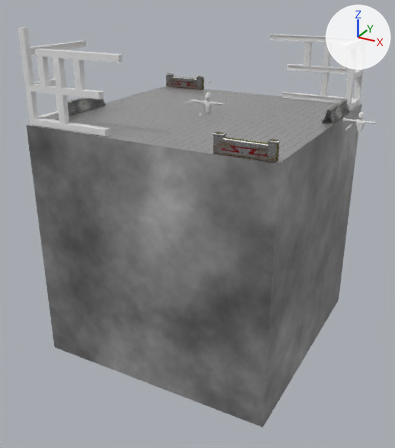
A saved change to the Blender file Project/Assets/Blender/gameField.blend.
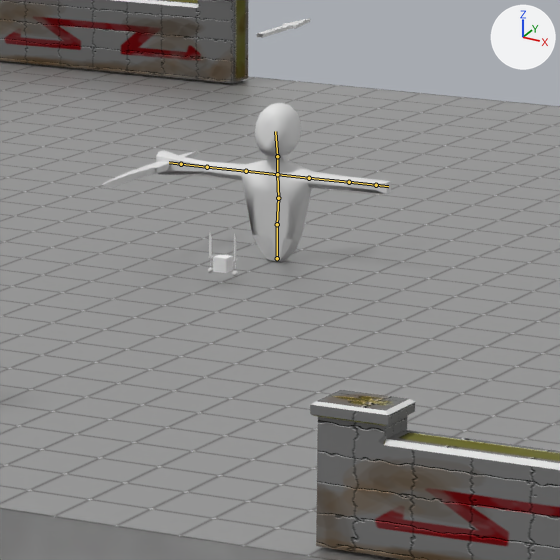
There are two pictures of each version: one whole from a 50 mm camera at (264.8, -503.6, 124.2) aimed at (1.9, -25.6, -114.8), one close up on the part from 43% to 62% of the width and 18% to 35% of the height. Every picture has the same lights, and +X, +Y and +Z are marked at upper right. The bones that bend it are drawn over the model as lines in the close-ups.

In view in the first close-up: 'Player_0', 'enemyWeapon_0', 'fence_1', 'fence_2', 'fieldUnder_0', 'field_0'.
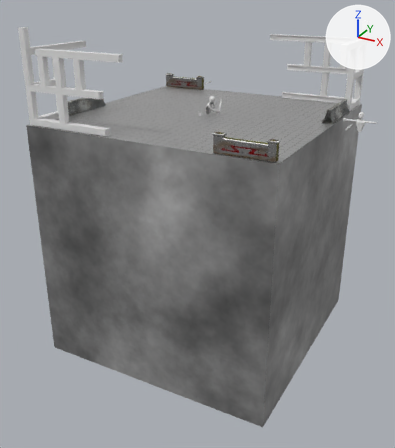
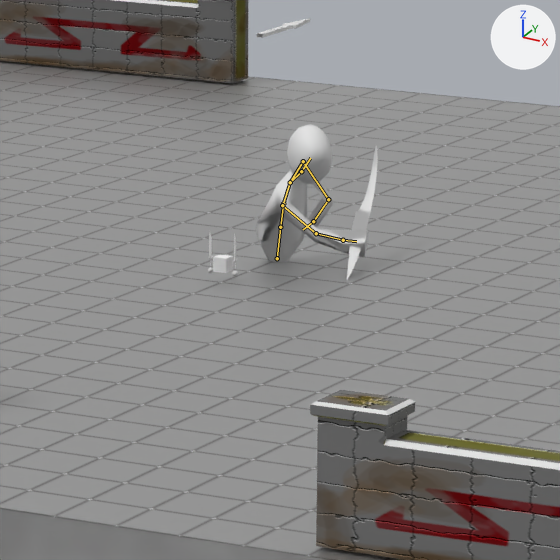
The newer file adds an action. The first version stands in its rest pose; the second is drawn at frame 18 of the action 'lightAttack'.

Where the change shows, as pixel boxes [x1, y1, x2, y2] in the close-ups (560 x 560 px):
'Player_0', posed (52% narrower, 13% shorter)
    before: [156, 103, 391, 262]
    after: [256, 124, 368, 262]
'enemyWeapon_0', posed (66% narrower, 255% taller)
    before: [102, 151, 198, 188]
    after: [346, 146, 378, 280]
bone 'bones', root to tip
    before: (277, 258) to (277, 224)
    after: (277, 258) to (280, 227)
bone 'bone_0', root to tip
    before: (277, 224) to (278, 198)
    after: (280, 227) to (283, 203)
bone 'bone_1', root to tip
    before: (278, 198) to (277, 174)
    after: (283, 203) to (290, 182)
bone 'bone_2', root to tip
    before: (277, 174) to (277, 156)
    after: (290, 182) to (301, 171)
bone 'ボーン.004', root to tip
    before: (277, 156) to (275, 131)
    after: (301, 171) to (310, 158)
bone 'bone_3', root to tip
    before: (277, 174) to (309, 178)
    after: (290, 182) to (303, 161)
bone 'ボーン.006', root to tip
    before: (309, 178) to (349, 182)
    after: (303, 161) to (328, 199)
bone 'ボーン.007', root to tip
    before: (349, 182) to (376, 185)
    after: (328, 199) to (313, 221)
bone 'ボーン.008', root to tip
    before: (376, 185) to (388, 186)
    after: (313, 221) to (303, 229)
bone 'bone_4', root to tip
    before: (277, 174) to (246, 171)
    after: (290, 182) to (282, 205)
bone 'ボーン.010', root to tip
    before: (246, 171) to (207, 167)
    after: (282, 205) to (316, 233)
bone 'ボーン.011', root to tip
    before: (207, 167) to (181, 164)
    after: (316, 233) to (343, 240)
bone 'ボーン.012', root to tip
    before: (181, 164) to (169, 162)
    after: (343, 240) to (356, 241)

The change in detail:
Bone 'bones' (bone_bones) turns from (0, 0, 0) to (8, 37, -5) degrees about its own x, y and z.
Bone 'bone_0' (bone_bone_0) turns from (0, 0, 0) to (15, 18, 5) degrees about its own x, y and z.
Bone 'bone_1' (bone_bone_1) turns from (0, 0, 0) to (-11, -31, -3) degrees about its own x, y and z.
Bone 'bone_2' (bone_bone_2) turns from (0, 0, 0) to (19, 49, -11) degrees about its own x, y and z.
Bone 'ボーン.004' (bone_ボーン_004) turns from (0, 0, 0) to (-5, -12, 26) degrees about its own x, y and z.
Bone 'bone_3' (bone_bone_3) turns from (0, 0, 0) to (-74, 19, 7) degrees about its own x, y and z.
Bone 'ボーン.006' (bone_ボーン_006) turns from (0, 0, 0) to (124, -15, 84) degrees about its own x, y and z.
Bone 'ボーン.007' (bone_ボーン_007) turns from (0, 0, 0) to (84, -22, -38) degrees about its own x, y and z.
Bone 'ボーン.008' (bone_ボーン_008) turns from (0, 0, 0) to (19, -6, -5) degrees about its own x, y and z.
Bone 'bone_4' (bone_bone_4) turns from (0, 0, 0) to (-80, -19, -15) degrees about its own x, y and z.
Bone 'ボーン.010' (bone_ボーン_010) turns from (0, 0, 0) to (40, 10, -81) degrees about its own x, y and z.
Bone 'ボーン.011' (bone_ボーン_011) turns from (0, 0, 0) to (-13, -43, -15) degrees about its own x, y and z.
Bone 'ボーン.012' (bone_ボーン_012) turns from (0, 0, 0) to (-16, 26, 18) degrees about its own x, y and z.
